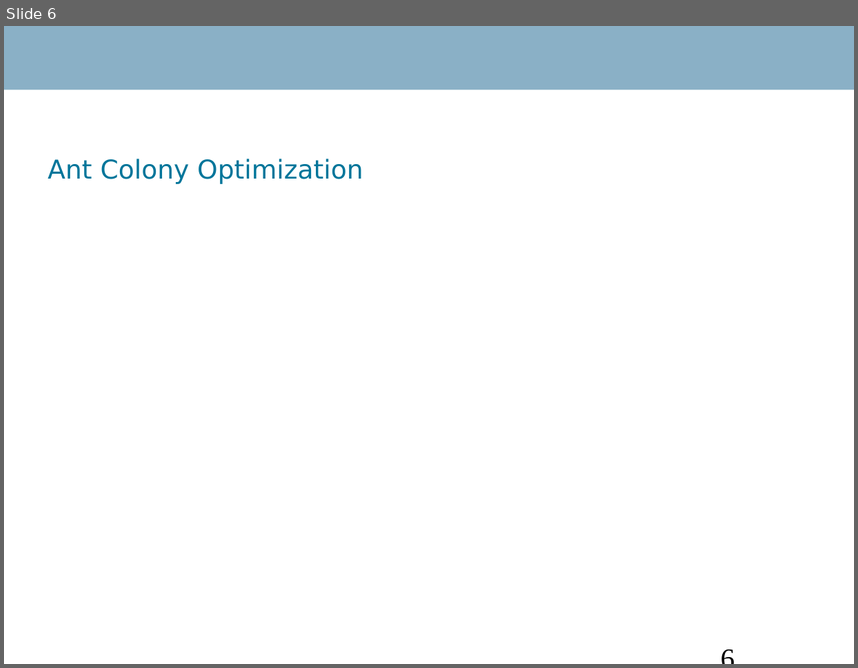
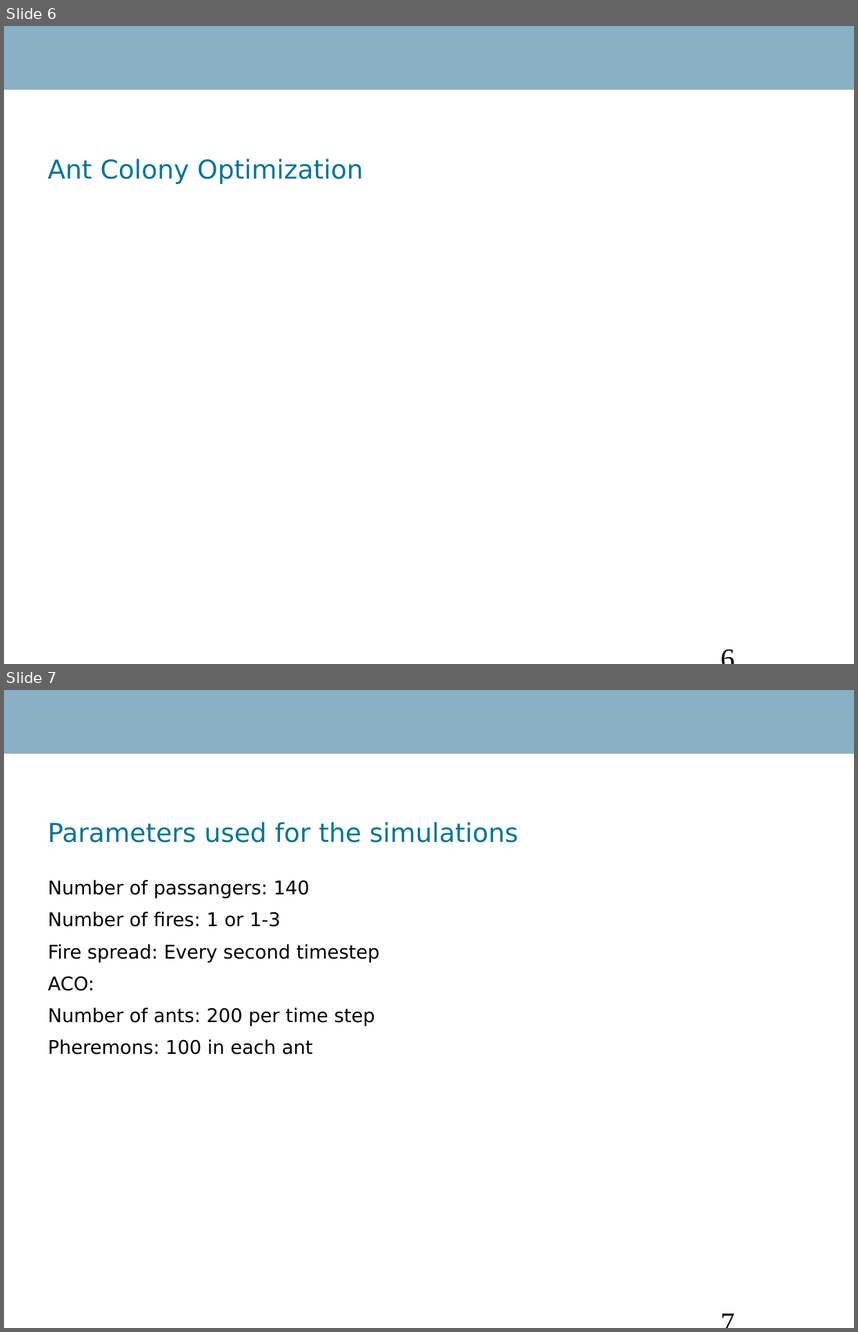
Before and after one commit to Danidude/Master-Thesis, a slide deck: Report/IKT 590 Master Thesis.ppt. Shown one above the other, each under a label of ours: slide 6 before the commit, slides 6 and 7 after it. The pictures are 858x668 and 858x1332 pixels, drawn with LibreOffice and Linux fonts; fonts in the diff are those of the drawing; background and template pictures are left out. Boxes give left, top, right and bottom in pixels: in the first picture for what was removed or moved away, otherwise in the second. Text is boxed around its words. In the diff, an @@ line names an element or a change of style, - is before the commit and + after.

```diff
--- a/Report/IKT 590 Master Thesis.ppt
+++ b/Report/IKT 590 Master Thesis.ppt
@@ slide 7 added at [4,690,854,1328], background #FFFFFF; not listed: 1 template element that a slide beside it also shows @@
@@ title added at [47,822,518,842], 22 pt, text #00759A @@
+Parameters used for the simulations
@@ text added at [48,880,380,1054], 16 pt, text #000000 @@
+Number of passangers: 140
+Number of fires: 1 or 1-3
+Fire spread: Every second timestep
+ACO:
+Number of ants: 200 per time step
+Pheremons: 100 in each ant
@@ page number added at [712,1299,831,1328], 24 pt, text #000000 @@
+7
```
Also in this commit, not shown: 2 slides changed, 3 other slides added, 2 slides removed.
